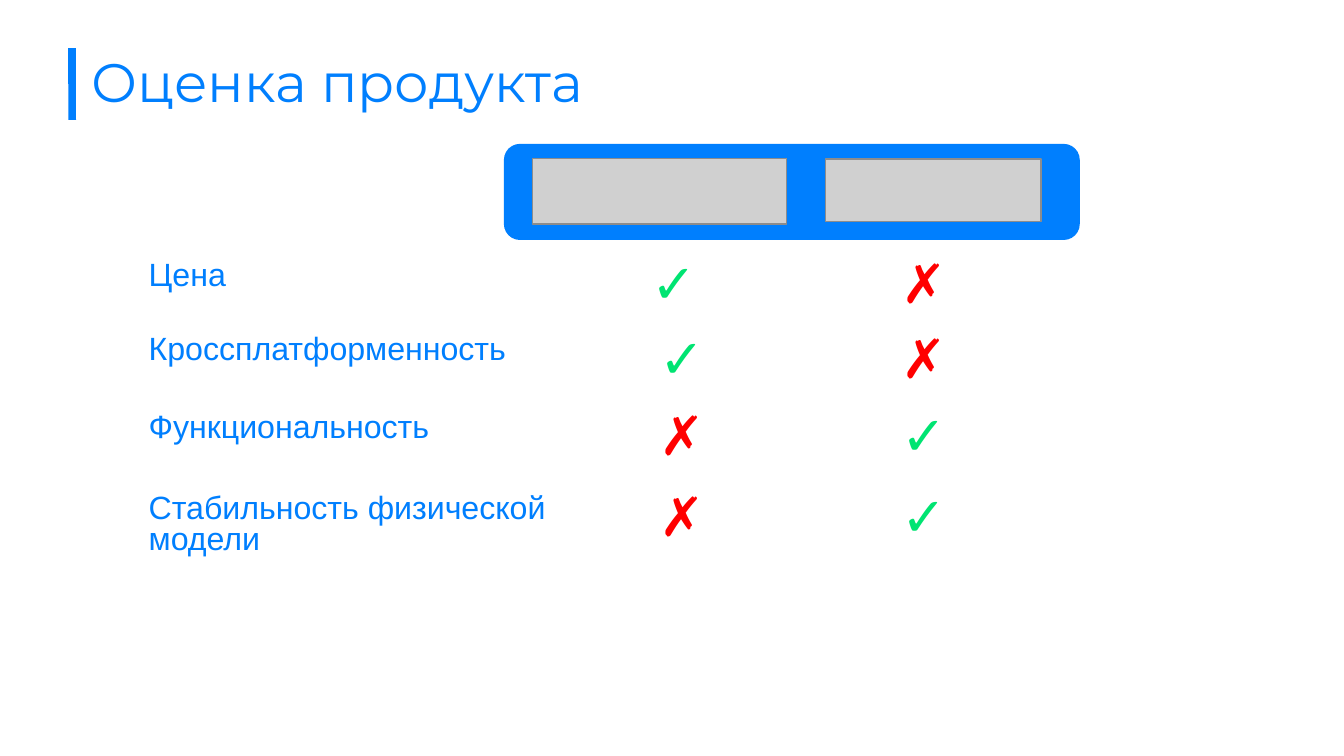
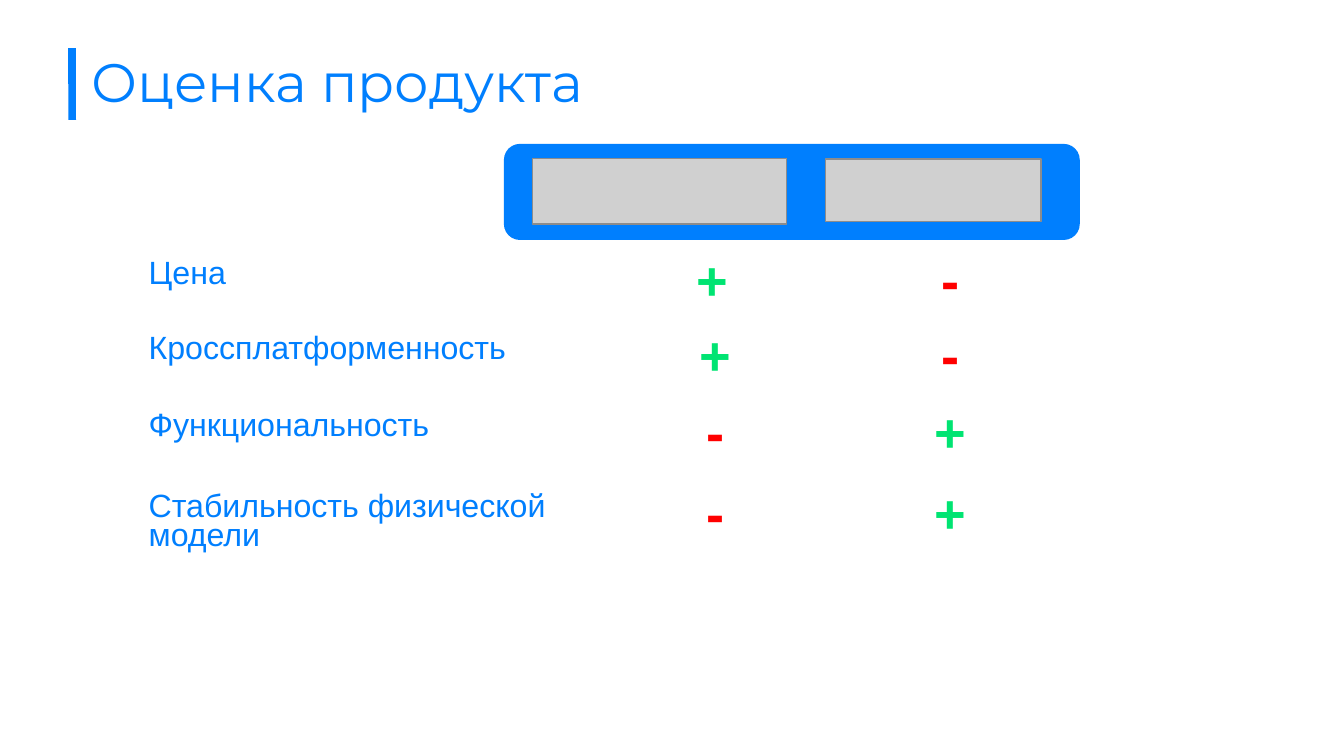
Before and after one commit to BendySonic/lampotory, a slide deck: slide 11 of documentation/22_01/Презентация (сложный-97).ppt (slide 10 before the commit). Drawn at 1344x756 pixels with LibreOffice and Linux fonts; fonts in the diff are those of the drawing; grey boxes stand for pictures; background and template pictures are left out. Boxes give left, top, right and bottom in pixels: in the first picture for what was removed or moved away, otherwise in the second. Text is boxed around its words. In the diff, an @@ line names an element or a change of style, - is before the commit and + after.

```diff
--- a/documentation/22_01/Презентация (сложный-97).ppt
+++ b/documentation/22_01/Презентация (сложный-97).ppt
@@ table at bbox=[144, 155, 1007, 589] @@
-row 2, column 2: ✓
+row 2, column 2: +
-row 2, column 3: ✗
+row 2, column 3: -
-row 3, column 2: ✓
+row 3, column 2: +
-row 3, column 3: ✗
+row 3, column 3: -
-row 4, column 2: ✗
+row 4, column 2: -
-row 4, column 3: ✓
+row 4, column 3: +
-row 5, column 2: ✗
+row 5, column 2: -
-row 5, column 3: ✓
+row 5, column 3: +
@@ line spacing 0.87 to 0.81 @@
@@ borders changed @@
```
Also in this commit, not shown: 1 other slide changed, 1 slide added, 1 other file.
